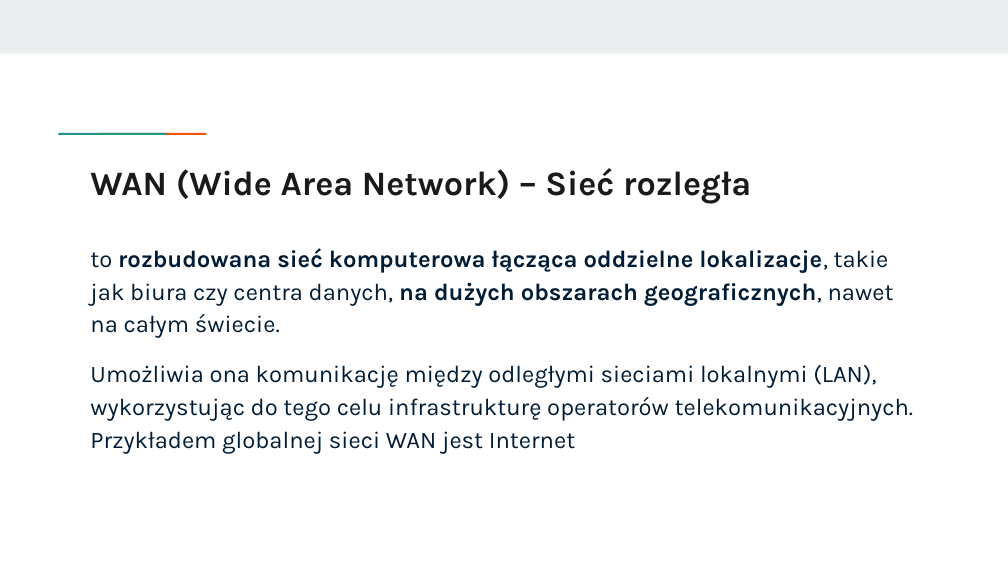
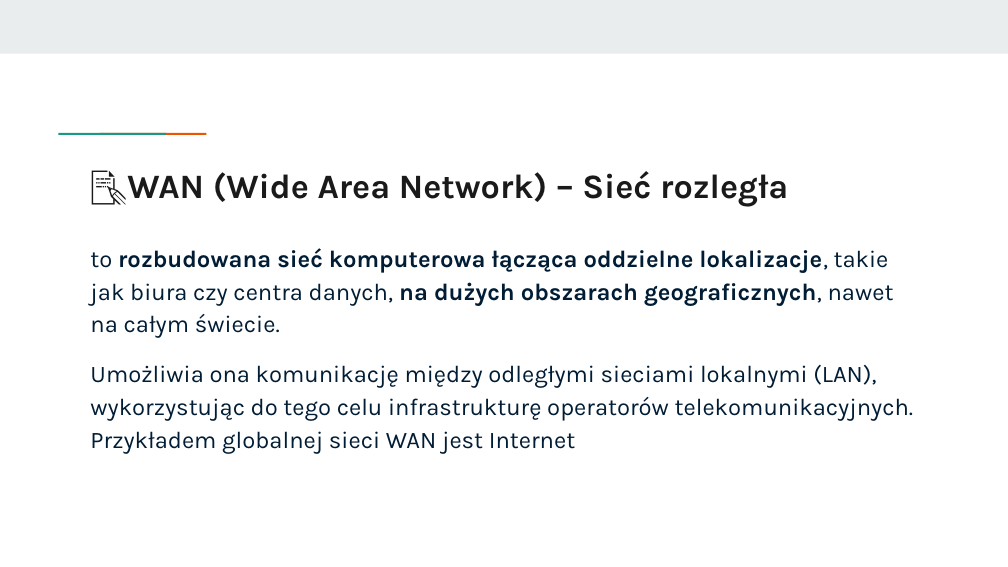
Before and after one commit to KasiaKasia/PRZEDMIOTY, a slide deck: slide 64 of ZASTOSOWANIE_INFORMATYKI/1A-gr_2/Zastosowanie informatyki - 1A gr. 2.pptx. Drawn at 1008x567 pixels with LibreOffice and Linux fonts; fonts in the diff are those of the drawing. Boxes give left, top, right and bottom in pixels: in the first picture for what was removed or moved away, otherwise in the second. Text is boxed around its words. In the diff, an @@ line names an element or a change of style, - is before the commit and + after.

```diff
--- a/ZASTOSOWANIE_INFORMATYKI/1A-gr_2/Zastosowanie informatyki - 1A gr. 2.pptx
+++ b/ZASTOSOWANIE_INFORMATYKI/1A-gr_2/Zastosowanie informatyki - 1A gr. 2.pptx
@@ title at bbox=[127, 171, 788, 207]: text changed @@
-WAN (Wide Area Network) – Sieć rozległa
+📝WAN (Wide Area Network) – Sieć rozległa
```
Also in this commit, not shown: 14 other slides changed, 3 other files.
